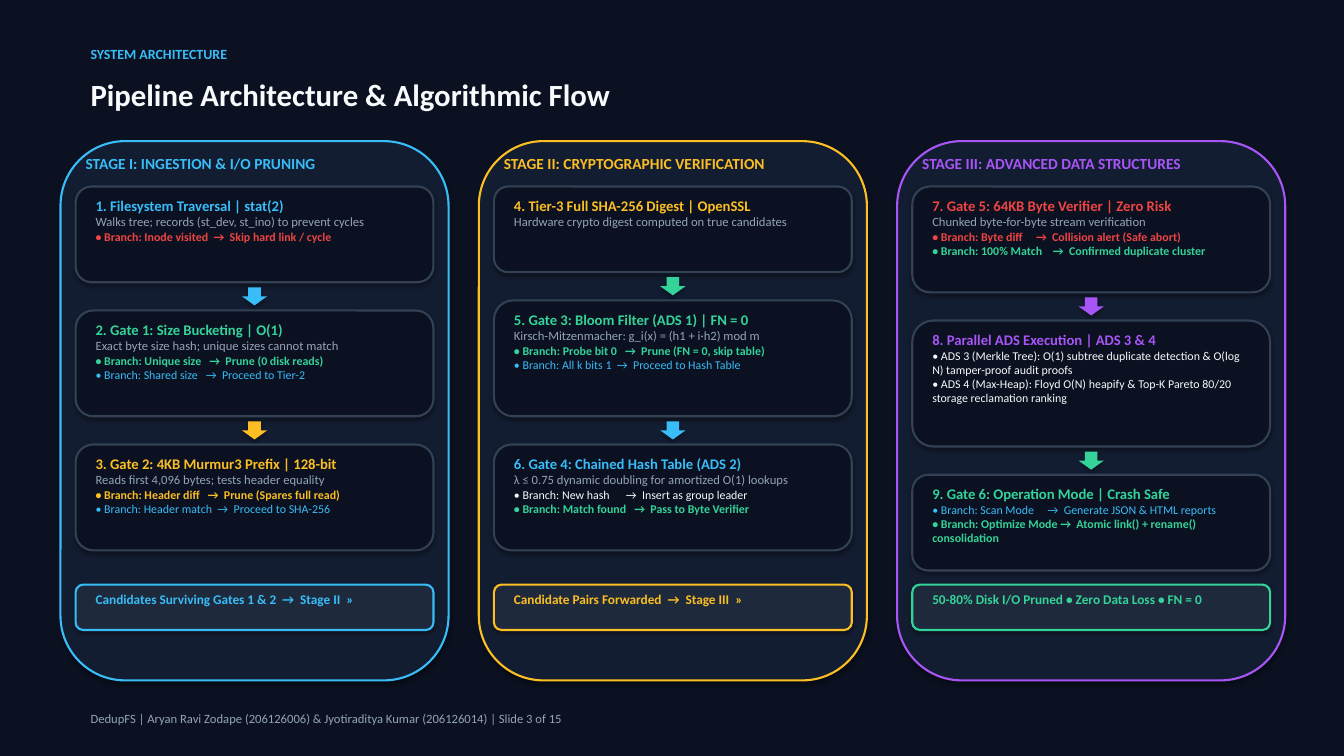
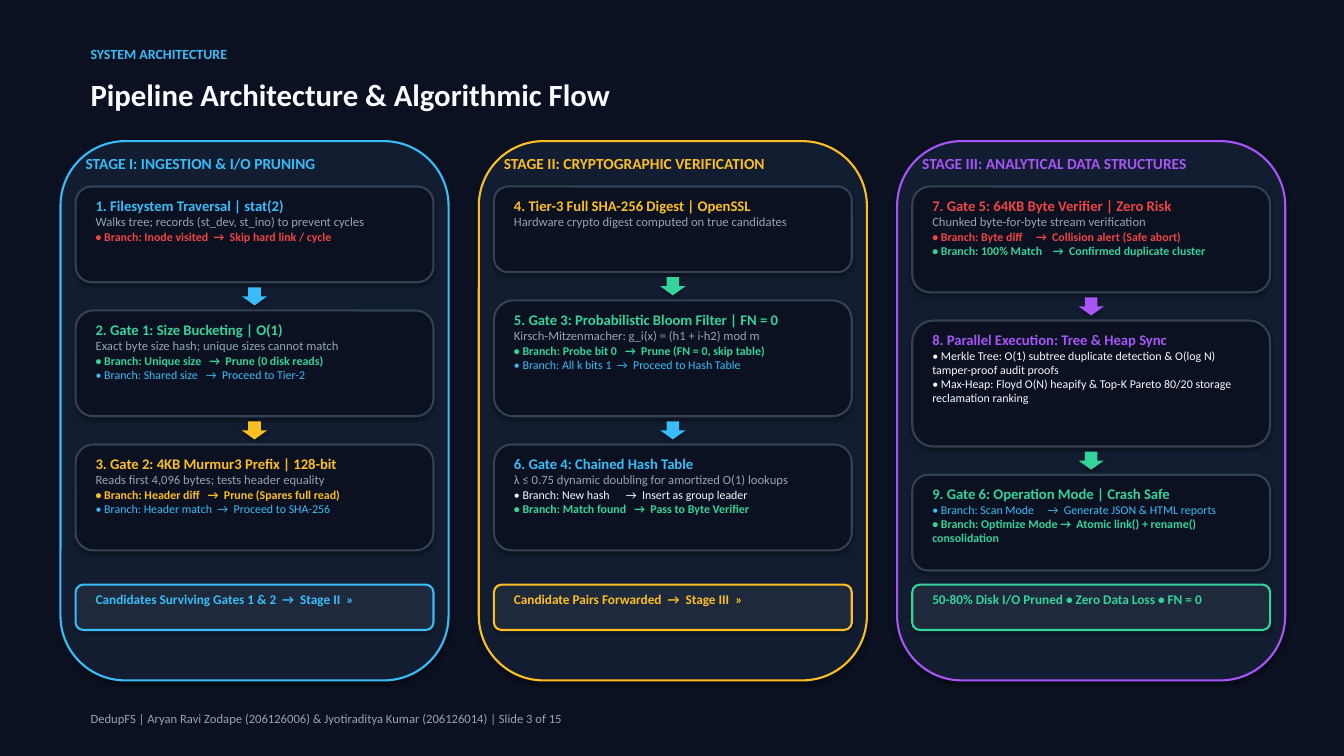
Before and after one commit to Jyotiraditya-kumar/DedupeFS, a slide deck: slide 3 of presentation/DedupFS_MTech_Presentation.pptx. Drawn at 1344x756 pixels with LibreOffice and Linux fonts; fonts in the diff are those of the drawing. Boxes give left, top, right and bottom in pixels: in the first picture for what was removed or moved away, otherwise in the second. Text is boxed around its words. In the diff, an @@ line names an element or a change of style, - is before the commit and + after.

Commit message:
Refactor: Remove artificial ADS numbering across UI, PPT, and codebase; standardize on formal data structure names

```diff
--- a/presentation/DedupFS_MTech_Presentation.pptx
+++ b/presentation/DedupFS_MTech_Presentation.pptx
@@ text at (x1=922, y1=159, x2=1186, y2=169): text changed @@
-STAGE III: ADVANCED DATA STRUCTURES
+STAGE III: ANALYTICAL DATA STRUCTURES
@@ text at (x1=514, y1=314, x2=778, y2=325): text changed @@
-5. Gate 3: Bloom Filter (ADS 1) | FN = 0
+5. Gate 3: Probabilistic Bloom Filter | FN = 0
@@ text at (x1=932, y1=334, x2=1232, y2=404): text changed @@
-8. Parallel ADS Execution | ADS 3 & 4
-• ADS 3 (Merkle Tree): O(1) subtree duplicate detection & O(log N) tamper-proof audit proofs
-• ADS 4 (Max-Heap): Floyd O(N) heapify & Top-K Pareto 80/20 storage reclamation ranking
+8. Parallel Execution: Tree & Heap Sync
+• Merkle Tree: O(1) subtree duplicate detection & O(log N) tamper-proof audit proofs
+• Max-Heap: Floyd O(N) heapify & Top-K Pareto 80/20 storage reclamation ranking
@@ text at (x1=514, y1=458, x2=693, y2=469): text changed @@
-6. Gate 4: Chained Hash Table (ADS 2)
+6. Gate 4: Chained Hash Table
```
Also in this commit, not shown: 5 other slides changed, 8 other files.
